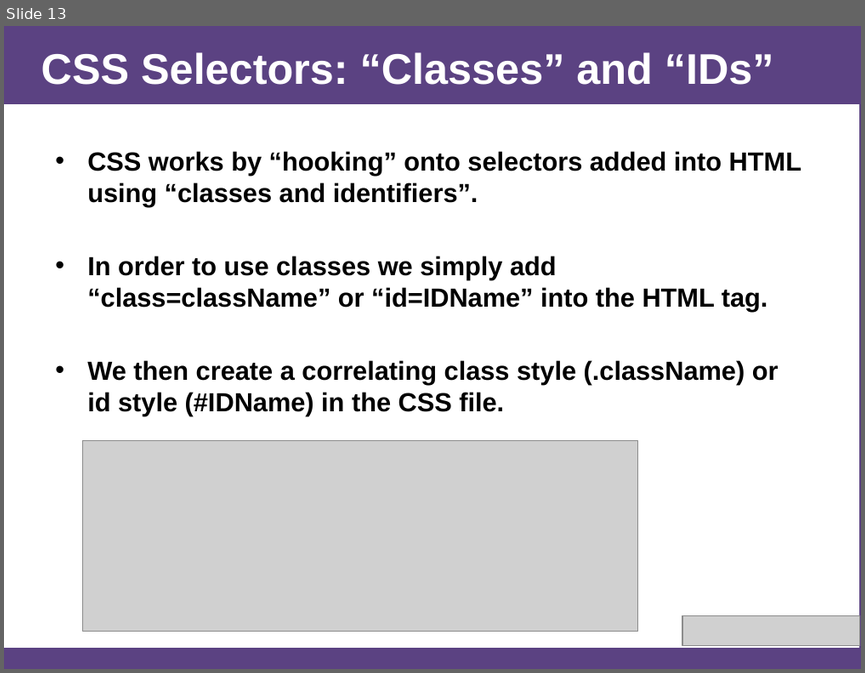
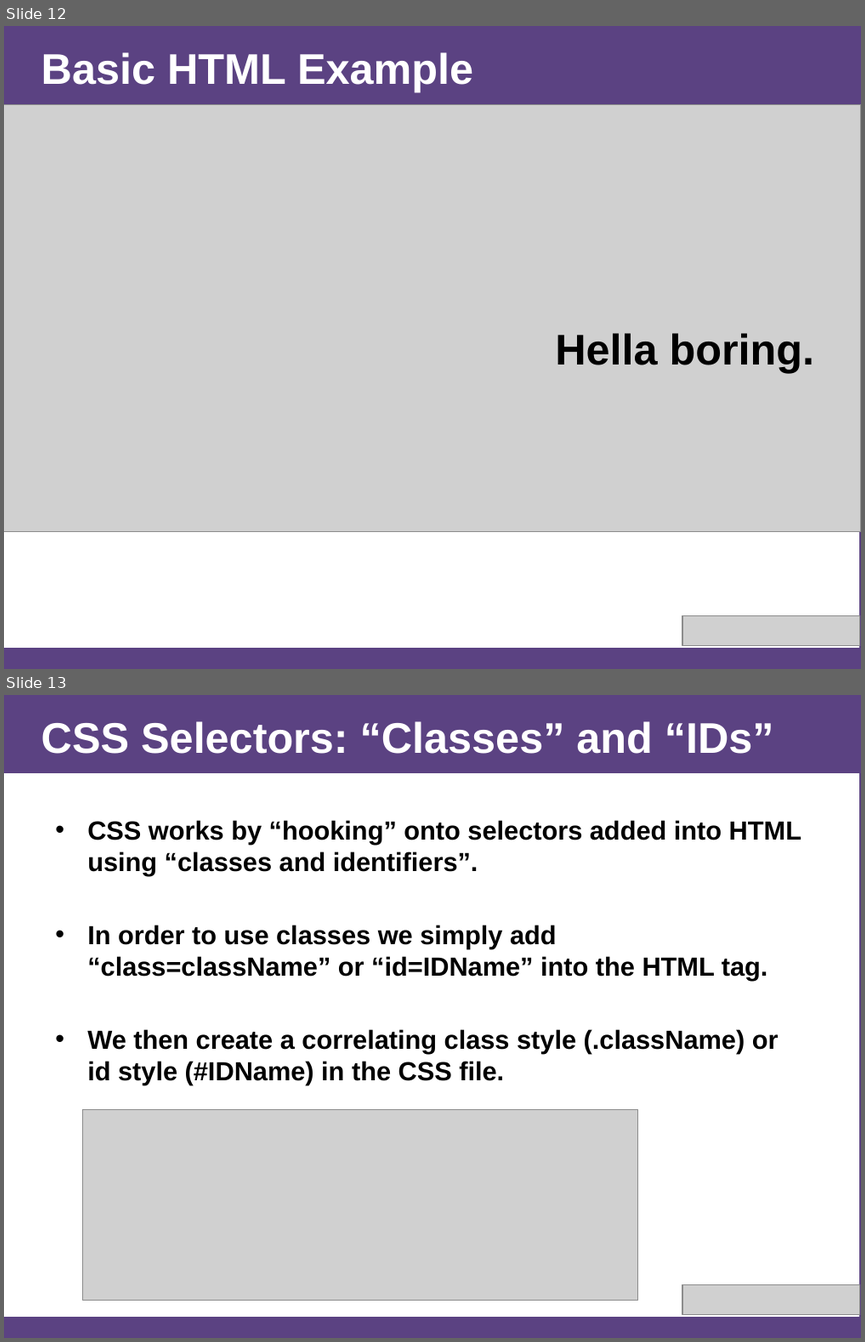
Before and after one commit to afhaque/Rice-DevChats-Bootstrap, a slide deck: slides/AHaque_Bootstrap-Presentation_1-24-15.pptx. Shown one above the other, each under a label of ours: slide 13 before the commit, slides 12 and 13 after it. The pictures are 865x673 and 865x1342 pixels, drawn with LibreOffice and Linux fonts; fonts in the diff are those of the drawing; grey boxes stand for pictures. Boxes give left, top, right and bottom in pixels: in the first picture for what was removed or moved away, otherwise in the second. Text is boxed around its words. In the diff, an @@ line names an element or a change of style, - is before the commit and + after.

Commit message:
Added more slides showing how css works. Also added a quick html css demo

```diff
--- a/slides/AHaque_Bootstrap-Presentation_1-24-15.pptx
+++ b/slides/AHaque_Bootstrap-Presentation_1-24-15.pptx
@@ slide 12 added at [4,26,861,669], background #5B4282 @@
@@ title added at [41,52,473,92], 36 pt, text #FFFFFF, bold @@
+Basic HTML Example
@@ rectangle added at [4,105,859,647], fill #FFFFFF @@
@@ picture added at [4,105,861,532] @@
@@ text added at [555,333,815,373], 36 pt, text #000000, bold @@
+Hella boring.
@@ picture added at [682,616,860,645] @@
```
Also in this commit, not shown: 1 slide changed, 2 other slides added, 1 slide removed, 2 other files.
